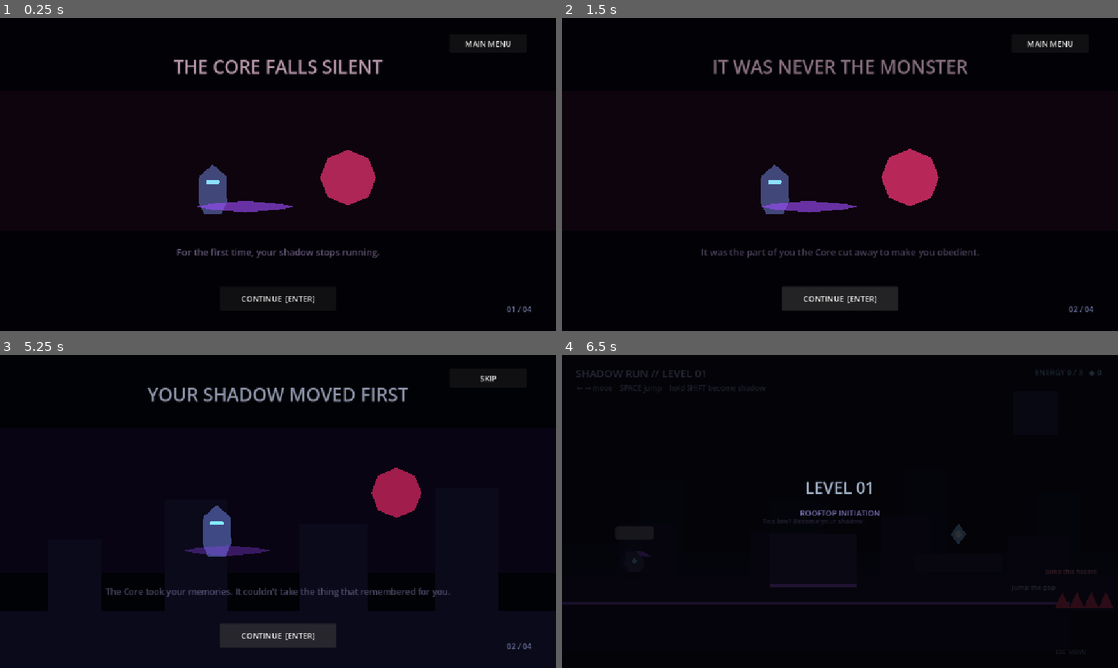
Above: before the commit, frames 1-4 (two rows, left to right).
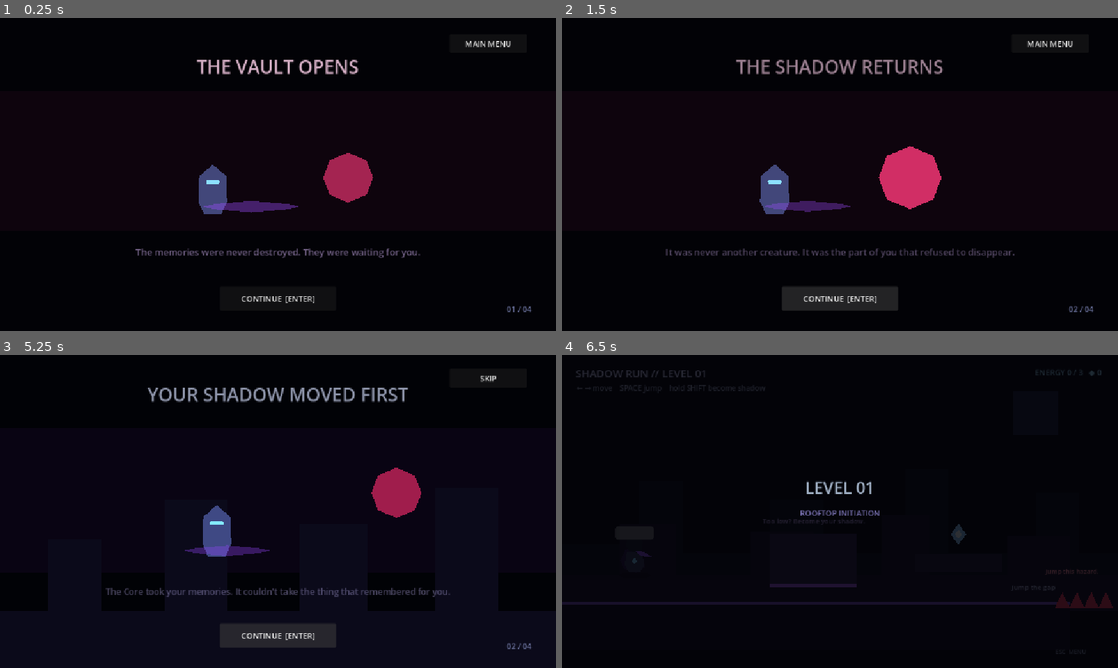
Above: after the commit, the same moments.

Repository: Yass29/shadow-run
Game: Godot game, scene res://story_outro.tscn
Same seed, same stepped clock (60 frames per second), same inputs: the game is played once before the commit and once after it. This scene is started directly instead of the project's main scene.
Inputs:
- Up to frame 1 (0.25 s): no input
- Up to frame 2 (1.5 s): click "CONTINUE [ENTER]" at 0.5 s; click "CONTINUE [ENTER]" at 1.25 s
- Up to frame 3 (5.25 s): click "MAIN MENU" at 2 s; click "STORY" at 2.75 s; click "STORY" at 3.5 s; click "CONTINUE [ENTER]" at 4.25 s; click "CONTINUE [ENTER]" at 5 s
- Up to frame 4 (6.5 s): click "SKIP" at 5.75 s

The runs differ from the first frame. In frame 1, 2.4% of the frame differs, in the area x 24-76%, y 13-77%; in frame 2, 3.9%, in the area x 18-82%, y 13-77%; in frame 3, less than 0.1%; in frame 4, nothing differs.

Commit message:
Make ending cinematic more visual and replay-focused

Diff:
--- a/story_outro.gd
+++ b/story_outro.gd
@@ -1,10 +1,10 @@
 extends Control
 
 const PANELS := [
-	["THE CORE FALLS SILENT", "For the first time, your shadow stops running."],
-	["IT WAS NEVER THE MONSTER", "It was the part of you the Core cut away to make you obedient."],
-	["MEMORY RETURNS IN PIECES", "The shards were not fuel. They were your stolen memories."],
-	["BUT FOUR CORES STILL BURN", "Tonight you survived. Tomorrow, the city learns your name."]
+	["THE VAULT OPENS", "The memories were never destroyed. They were waiting for you."],
+	["THE SHADOW RETURNS", "It was never another creature. It was the part of you that refused to disappear."],
+	["THE CITY WAKES", "One Core is silent. Five districts remember your name."],
+	["RUN AGAIN", "There are still locked memories, faster routes, and perfect runs left in the dark."]
 ]
 
 var index := 0
@@ -16,6 +16,7 @@
 @onready var hero: Polygon2D = $Scene/Hero
 @onready var shadow: Polygon2D = $Scene/Shadow
 @onready var core: Polygon2D = $Scene/Core
+@onready var scene: Node2D = $Scene
 
 func _ready() -> void:
 	GameState.ending_seen = true
@@ -35,25 +36,51 @@
 	title.text = PANELS[index][0]
 	text_label.text = PANELS[index][1]
 	counter.text = "%02d / %02d" % [index + 1, PANELS.size()]
+	reset_scene()
 	animate_panel()
+
+func reset_scene() -> void:
+	scene.position = Vector2.ZERO
+	hero.position = Vector2(440, 355)
+	hero.scale = Vector2.ONE
+	shadow.position = Vector2(520, 390)
+	shadow.scale = Vector2(1.35, 0.38)
+	shadow.modulate.a = 0.62
+	core.position = Vector2(720, 330)
+	core.scale = Vector2.ONE
+	core.modulate.a = 0.90
+	title.modulate.a = 0.0
+	text_label.modulate.a = 0.0
 
 func animate_panel() -> void:
 	animating = true
-	title.modulate.a = 0.0
-	text_label.modulate.a = 0.0
-	core.scale = Vector2.ONE
-	core.modulate.a = 0.9
-	hero.position = Vector2(440, 355)
-	shadow.position = Vector2(520, 390)
-
 	var tween := create_tween()
 	tween.set_parallel(true)
-	tween.tween_property(title, "modulate:a", 1.0, 0.35)
-	tween.tween_property(text_label, "modulate:a", 1.0, 0.5)
-	tween.tween_property(core, "scale", Vector2(0.55, 0.55), 1.0)
-	tween.tween_property(core, "modulate:a", 0.25, 1.0)
-	tween.tween_property(shadow, "position:x", 470.0, 1.0)
-	await tween.finished
+	tween.tween_property(title, "modulate:a", 1.0, 0.30)
+	tween.tween_property(text_label, "modulate:a", 1.0, 0.45)
+
+	match index:
+		0:
+			tween.tween_property(core, "scale", Vector2(0.18, 0.18), 1.0)
+			tween.tween_property(core, "modulate:a", 0.08, 1.0)
+			await tween.finished
+			AudioManager.play_sfx("victory")
+		1:
+			tween.tween_property(shadow, "position", Vector2(445, 385), 1.1)
+			tween.tween_property(shadow, "scale", Vector2(0.65, 0.24), 1.1)
+			tween.tween_property(shadow, "modulate:a", 0.18, 1.1)
+			tween.tween_property(hero, "scale", Vector2(1.08, 1.08), 1.1)
+			await tween.finished
+			AudioManager.play_sfx("shadow_out")
+		2:
+			tween.tween_property(scene, "position:y", -18.0, 1.0)
+			tween.tween_property(core, "modulate:a", 0.0, 0.6)
+			await tween.finished
+		3:
+			tween.tween_property(hero, "position:x", 610.0, 1.0)
+			tween.tween_property(shadow, "position:x", 665.0, 1.0)
+			await tween.finished
+
 	animating = false
 
 func _next() -> void:
